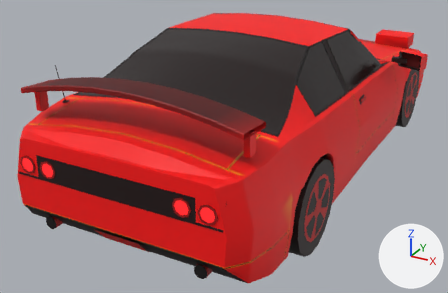
The glTF model assets/cars/p1_coupe/body.glb: old version first, new version second.
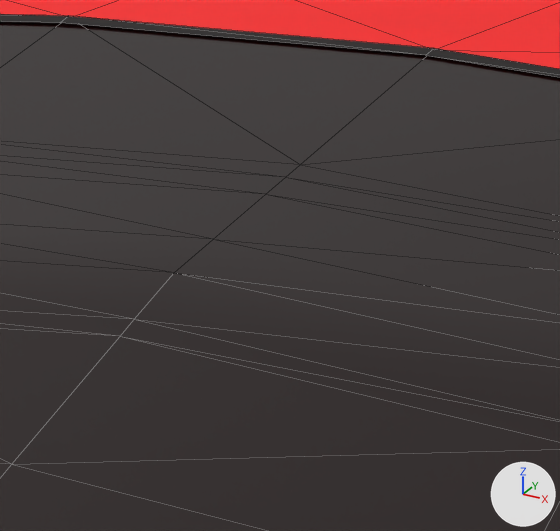
The first picture shows the older version from a 50 mm camera at (2.05, -4.6, 2.27) aimed at (-0.28, -0.36, 0.15). The close-ups show the older and then the newer version on the part from 43% to 55% of the width and 9% to 26% of the height of that picture. Only the edits that show in the close-ups are written down. Every picture has the same lights, and +X, +Y and +Z are marked at lower right. The close-ups show mesh edges as thin lines. Where no turn or scale is listed for an object, it has been applied to the vertices.

In view in the first close-up: 'body', 'glass_backlight', 'seal_backlight'.
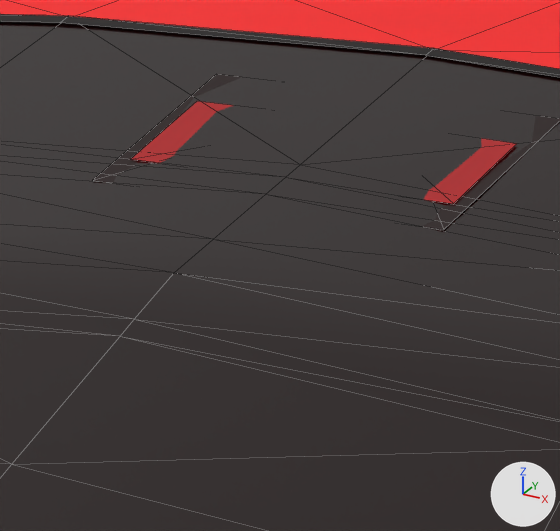
What differs and where, as boxes [x1, y1, x2, y2] in the close-ups (560 x 531 px):
```json
{"object": "brake_c", "change": "added", "after": [93, 74, 560, 230], "faces in mat_glow_brake": [131, 101, 517, 204], "faces in mat_plastic": [93, 74, 560, 230]}
```

The change, as JSON lines over the scene's bpy script:
```json
{"op": "add", "block": "mat_glow_brake", "code": ["mat_glow_brake = bpy.data.materials.new('glow_brake')", "# nodes: BsdfPrincipled, Mix, OutputMaterial, VertexColor", "# colours: dark red #7a1418, mixed with the vertex colours"]}
{"op": "add", "block": "me_brake_c", "code": ["me_brake_c = bpy.data.meshes.new('brake_c')", "me_brake_c.from_pydata(...)  # 12 vertices, 8 faces; spans x -0.13..0.13, y -0.941..-0.772, z 1.187..1.223", "# faces by material slot: [4, 4]", "me_brake_c.materials.append(mat_glow_brake)", "me_brake_c.materials.append(mat_plastic)"]}
{"op": "add", "block": "ob_brake_c", "code": ["ob_brake_c = bpy.data.objects.new('brake_c', me_brake_c)", "ob_brake_c.location = (0.0, 0.0, 0.0)"]}
```
